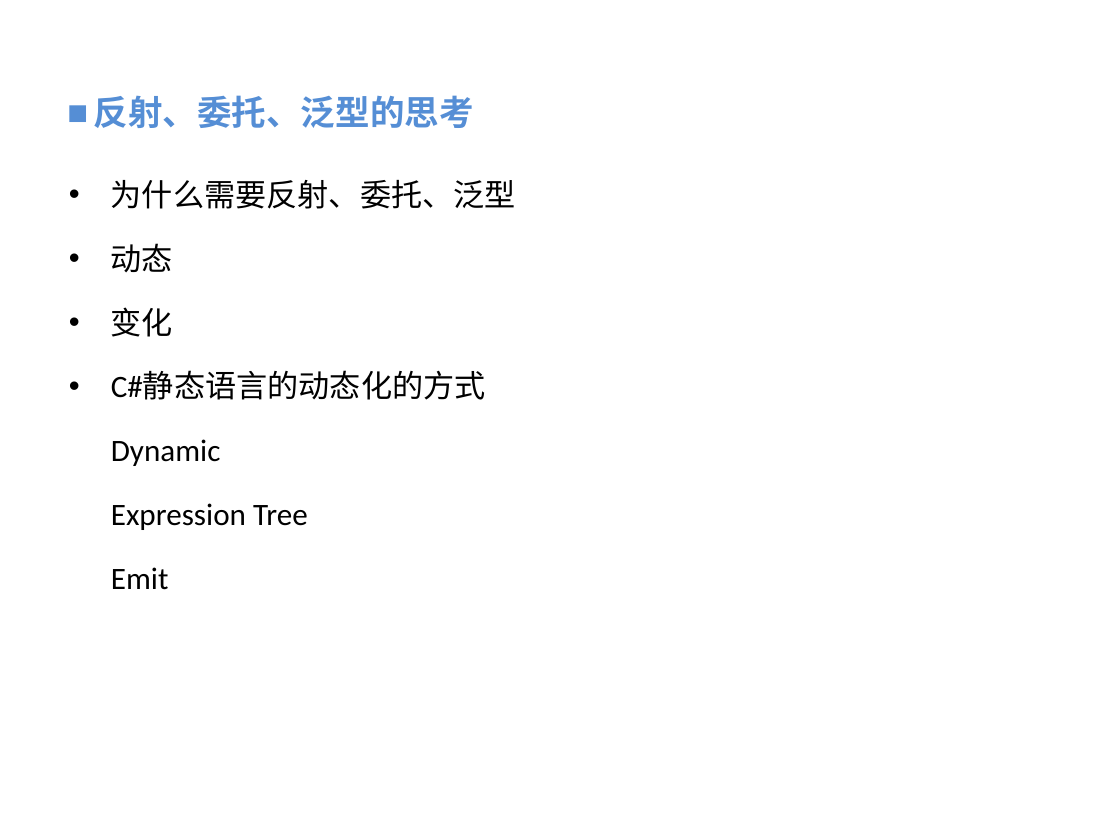
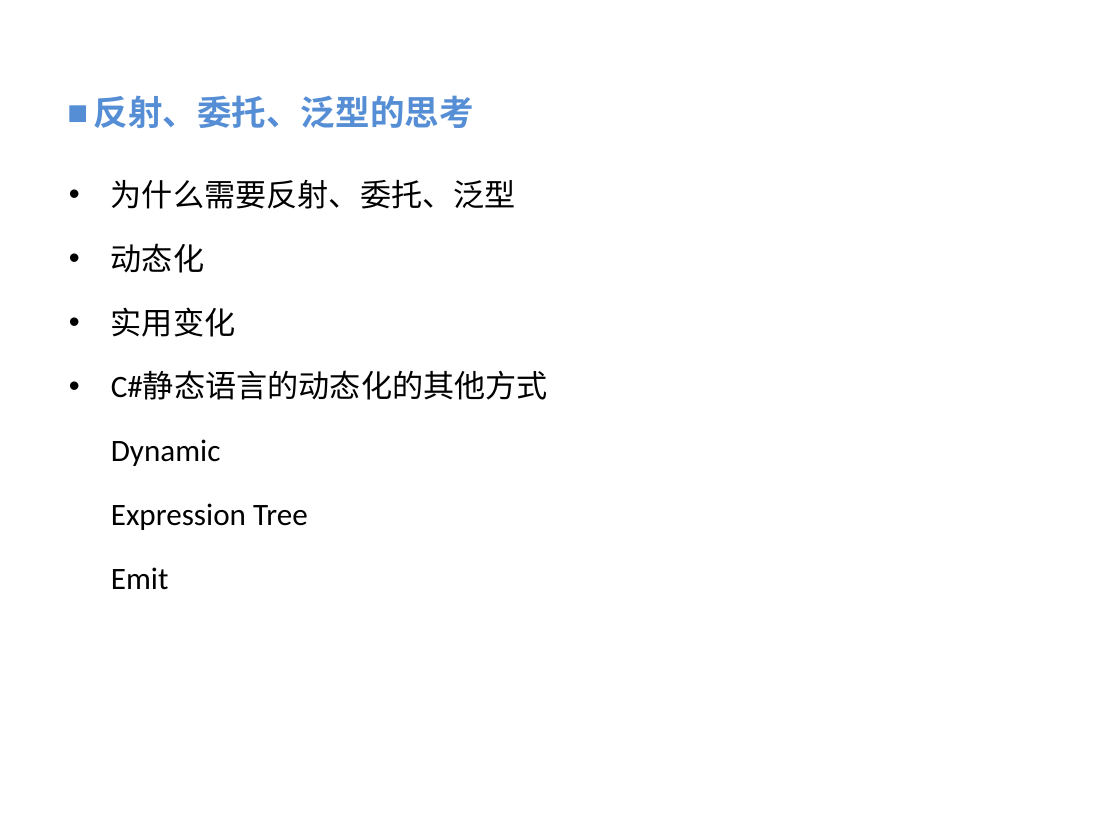
Before and after one commit to vaik/Documents, a slide deck: slide 4 of 我的分享/反射、委托、泛型的理解与应用分享.ppt. Drawn at 1120x840 pixels with LibreOffice and Linux fonts; fonts in the diff are those of the drawing; background and template pictures are left out. Boxes give left, top, right and bottom in pixels: in the first picture for what was removed or moved away, otherwise in the second. Text is boxed around its words. In the diff, an @@ line names an element or a change of style, - is before the commit and + after.

```diff
--- a/我的分享/反射、委托、泛型的理解与应用分享.ppt
+++ b/我的分享/反射、委托、泛型的理解与应用分享.ppt
@@ text at (x1=111, y1=243, x2=548, y2=400): text changed @@
-• 动态
-• 变化
-• C#静态语言的动态化的方式
+• 动态化
+• 实用变化
+• C#静态语言的动态化的其他方式
```
Also in this commit, not shown: 9 other slides changed.
